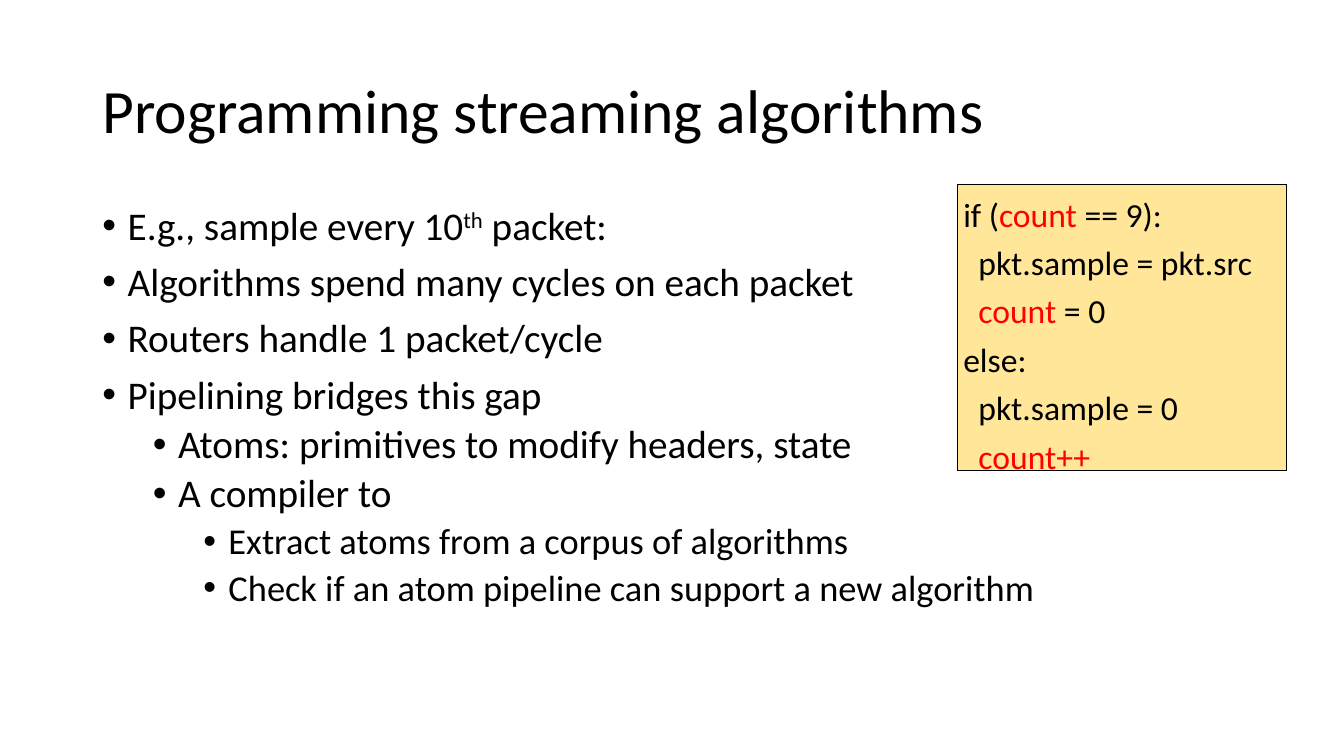
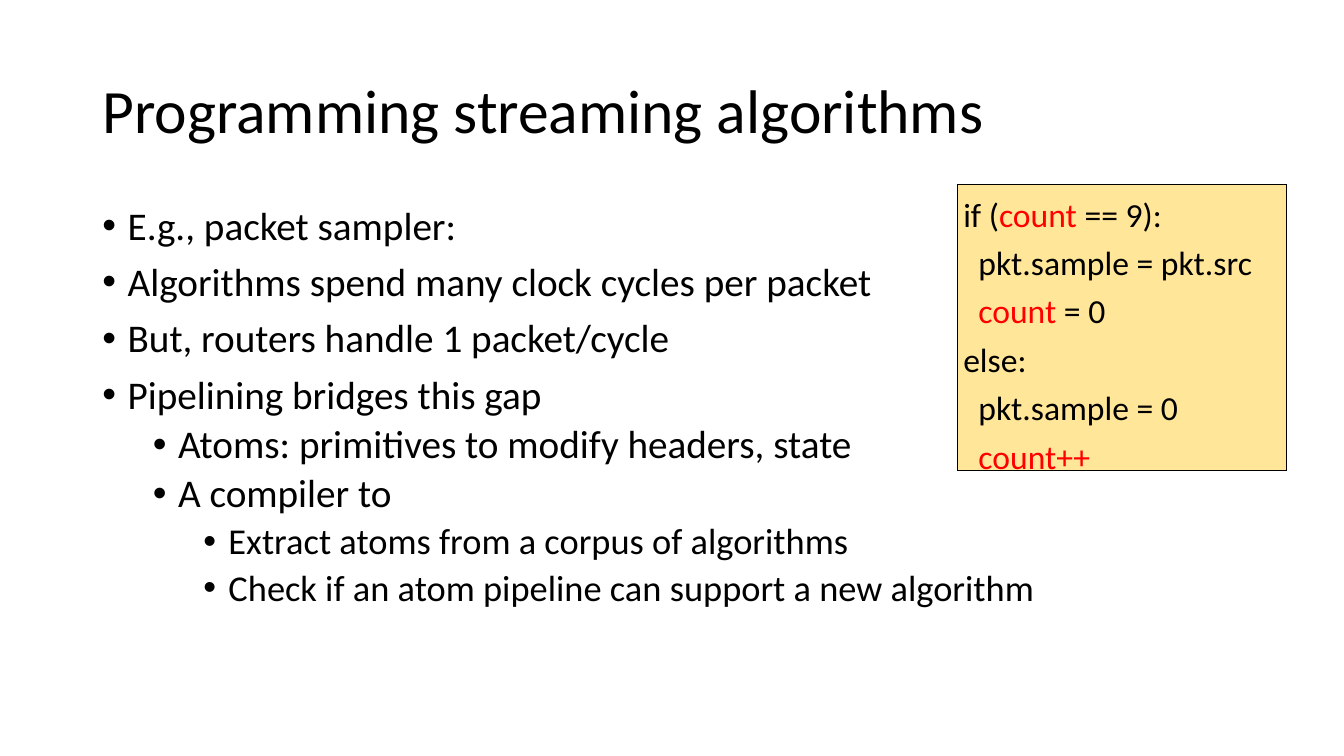
Before and after one commit to anirudhSK/pifo-domino-marple-ppts, a slide deck: slide 10 of combined_domino_pifo.pptx. Drawn at 1344x756 pixels with LibreOffice and Linux fonts; fonts in the diff are those of the drawing. Boxes give left, top, right and bottom in pixels: in the first picture for what was removed or moved away, otherwise in the second. Text is boxed around its words. In the diff, an @@ line names an element or a change of style, - is before the commit and + after.

Commit message:
Rehearsed Domino part of the talk to 16:36

```diff
--- a/combined_domino_pifo.pptx
+++ b/combined_domino_pifo.pptx
@@ text at <box>128,212,871,359</box>: text changed @@
-• E.g., sample every 10th packet:
-• Algorithms spend many cycles on each packet
-• Routers handle 1 packet/cycle
+• E.g., packet sampler:
+• Algorithms spend many clock cycles per packet
+• But, routers handle 1 packet/cycle
```
